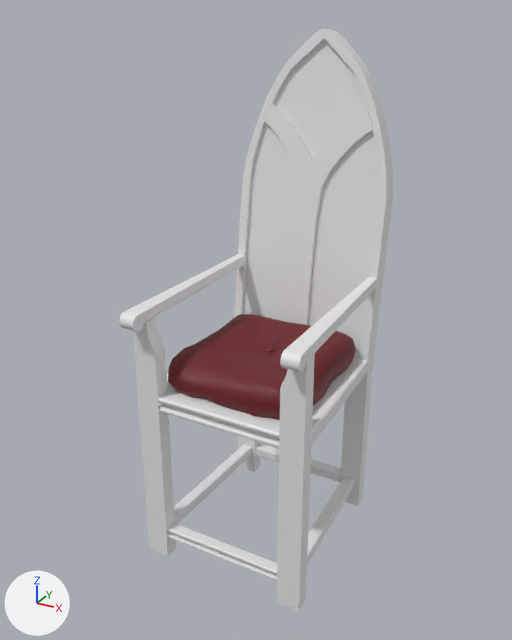
Renders of the Blender file RawFiles/Chair_joined.blend from each side of a commit.
Before and after are seen from a camera (50 mm lens) standing at (0.774, -1.442, 0.893) and looking at (-0.031, 0.021, 0.161). Every picture has the same lights, and +X, +Y and +Z are marked at lower left. The older version comes first.

Objects in the first picture: 'Cushion', 'Seat'.
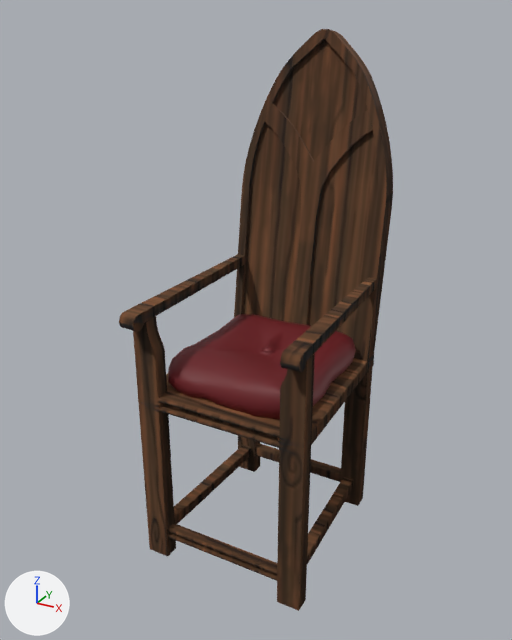
Diff of the bpy script that builds the scene:
```diff
--- a/RawFiles/Chair_joined.blend.py
+++ b/RawFiles/Chair_joined.blend.py
@@ img_download_png @@
+img_download_png = load_image('download.png', 'textures/download.png', 250, 250, 'sRGB')
@@ img_planks_2_png @@
+img_planks_2_png = load_image('planks_2.png', 'textures/planks_2.png', 250, 250, 'sRGB')
@@ mat_chair_wood @@
+mat_chair_wood = bpy.data.materials.new('Chair_wood')
+# uses the picture img_download_png
+# uses the picture img_planks_2_png
@@ me_cube_005 @@
 me_cube_005.from_pydata(...)  # 859 vertices, 635 faces; spans x -0.231..0.231, y -0.275..0.376, z -0.475..0.845
+me_cube_005.materials.append(mat_chair_wood)
```

Location of each change, [x1, y1, x2, y2] in pixels of the pictures (512 x 640 px):
'Seat', recoloured (white to brown): [119, 29, 393, 611] in both
